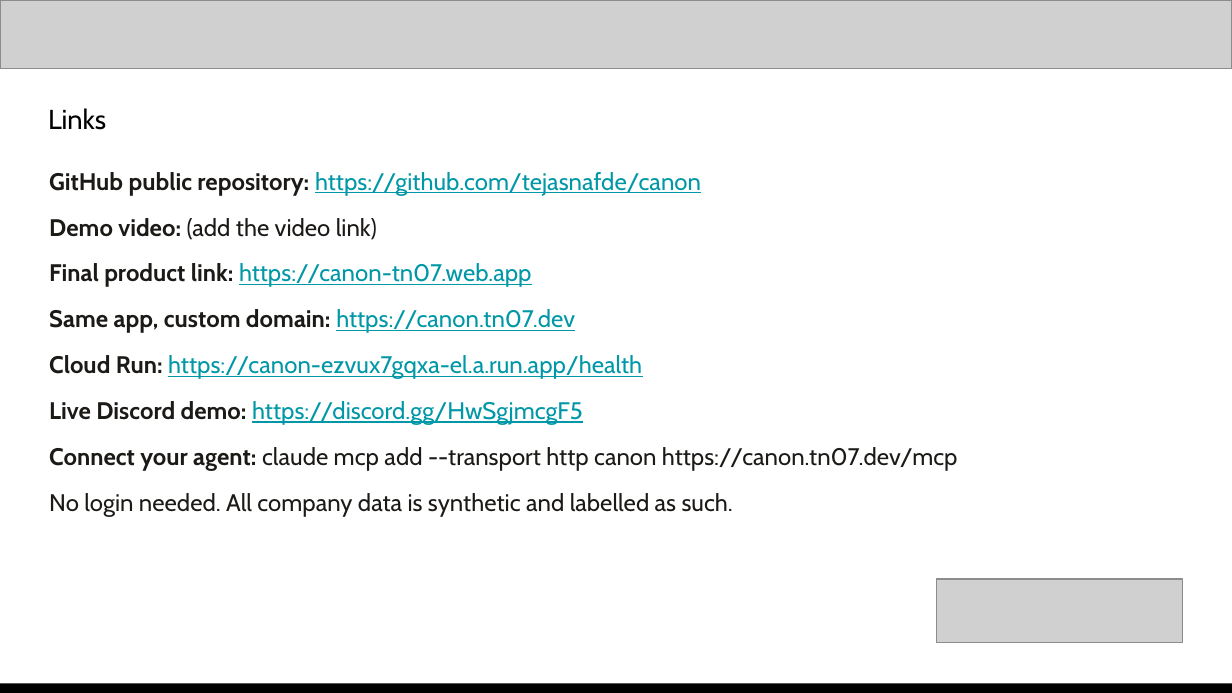
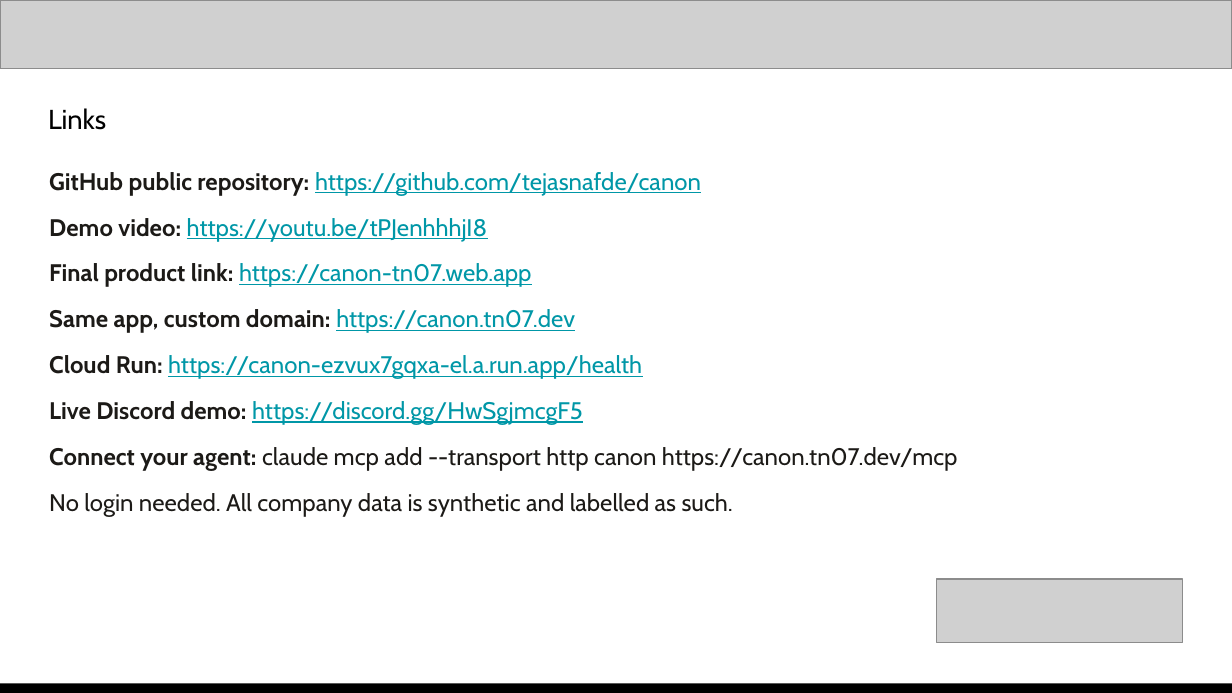
Before and after one commit to tejasnafde/canon, a slide deck: slide 14 of deck/canon-deck.pptx. Drawn at 1232x693 pixels with LibreOffice and Linux fonts; fonts in the diff are those of the drawing; grey boxes stand for pictures. Boxes give left, top, right and bottom in pixels: in the first picture for what was removed or moved away, otherwise in the second. Text is boxed around its words. In the diff, an @@ line names an element or a change of style, - is before the commit and + after.

```diff
--- a/deck/canon-deck.pptx
+++ b/deck/canon-deck.pptx
@@ text at (49,218,487,242): text changed; text colour #1C1A17 to #0097A7 @@
-Demo video: (add the video link)
+Demo video: https://youtu.be/tPJenhhhjI8
```
Also in this commit, not shown: 3 other files.
